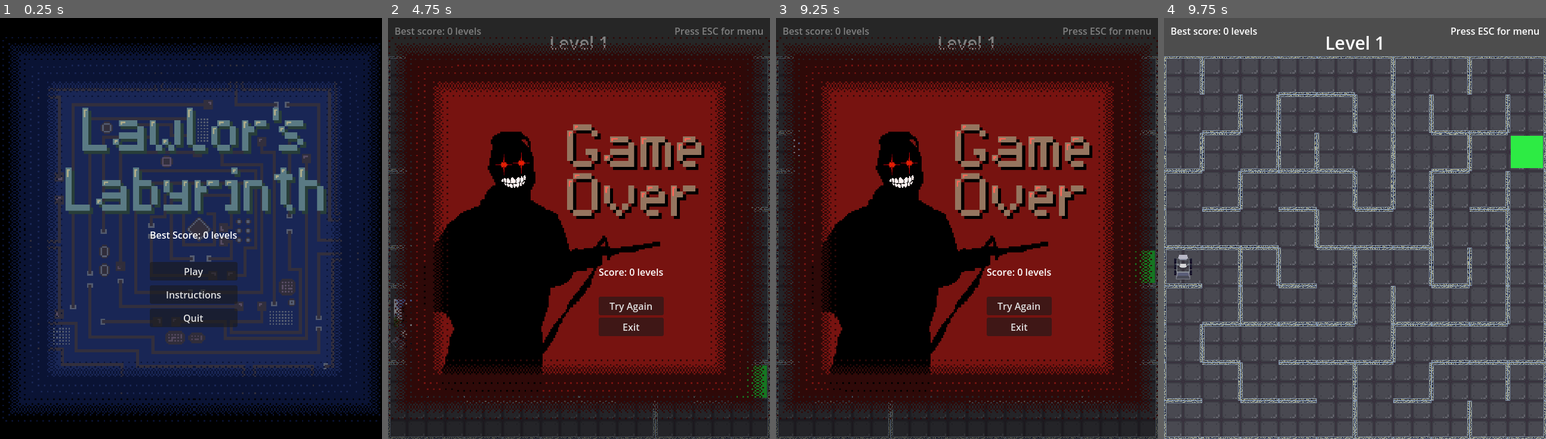
Above: before the commit, frames 1-4 (left to right).
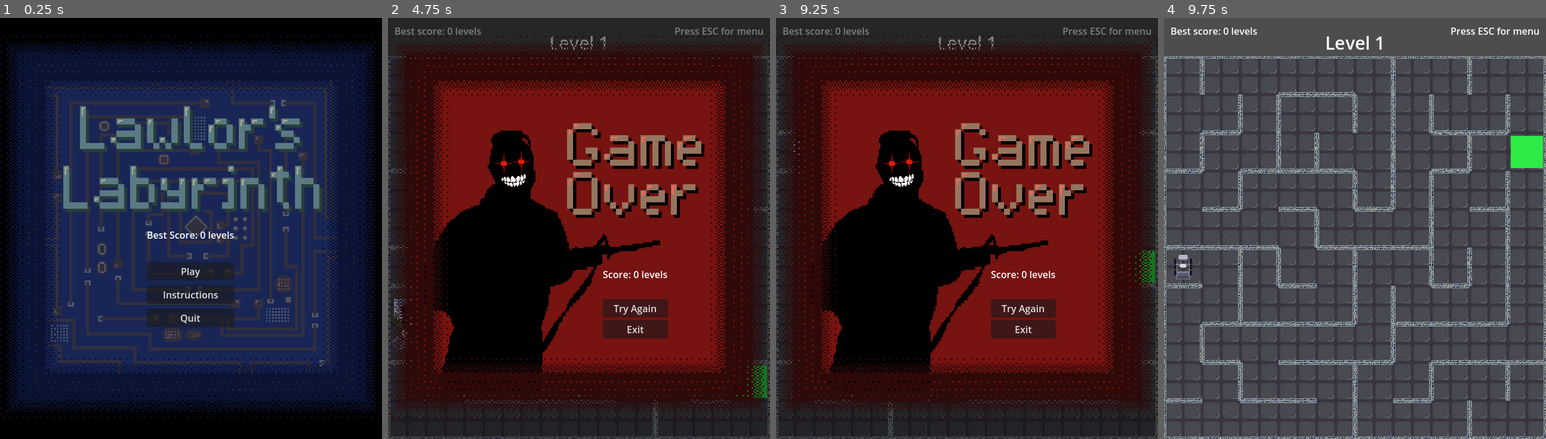
Above: after the commit, the same moments.

Repository: gkim14/CS471_LawlorsLabyrinth
Game: Godot game, scene res://scenes/StartScreen.tscn
The game is run twice, just before and just after one commit, with the same random seed, the same clock (stepped at 60 frames per second) and the same inputs.
Inputs:
- Up to frame 1 (0.25 s): no input
- Up to frame 2 (4.75 s): click "Play" at 0.5 s; tap Enter at 1.25, 2.75, 4.25 s; hold D (right) 1.28-2.03 s; tap Space at 2, 3.5 s; hold S (down) 2.03-2.78 s; hold D (right) 2.78-3.53 s; hold W (up) 3.53-4.28 s; hold A (left) from 4.28 s (still down)
- Up to frame 3 (9.25 s): release A (left) at 5 s; click "Try Again" at 5 s; tap Space at 5.75 s; hold A (left) 5.78-6.53 s; hold S (down) 6.53-7.28 s; hold D (right) 7.28-8.03 s; hold W (up) 8.03-8.78 s; hold D (right) from 8.78 s (still down)
- Up to frame 4 (9.75 s): release D (right) at 9.5 s; click "Try Again" at 9.5 s

The runs differ from the first frame. In frame 1, 30% of the frame differs, in the area x 0-100%, y 4-96%; in frame 2, 14%; in frame 3, 14%; in frame 4, nothing differs.

Commit message:
fix: UI menu scaling

Diff:
--- a/scenes/GameOver.tscn
+++ b/scenes/GameOver.tscn
@@ -29,12 +29,17 @@
 
 [node name="TextureRect" type="TextureRect" parent="ColorRect"]
 layout_mode = 1
-anchors_preset = -1
-anchor_right = 2.0670002
-anchor_bottom = 1.9530001
-offset_top = 32.0
-offset_right = 15.67981
-offset_bottom = 32.12793
+anchors_preset = 8
+anchor_left = 0.5
+anchor_top = 0.5
+anchor_right = 0.5
+anchor_bottom = 0.5
+offset_left = -320.0
+offset_top = -322.0
+offset_right = 1680.0
+offset_bottom = 1678.0
+grow_horizontal = 2
+grow_vertical = 2
 scale = Vector2(0.31997964, 0.31997964)
 texture = ExtResource("2_qae0b")
 
@@ -43,10 +48,10 @@
 anchors_preset = 15
 anchor_right = 1.0
 anchor_bottom = 1.0
-offset_left = 208.0
-offset_top = 281.0
-offset_right = -32.0
-offset_bottom = -39.0
+offset_left = 215.0
+offset_top = 285.0
+offset_right = -25.0
+offset_bottom = -35.0
 grow_horizontal = 2
 grow_vertical = 2
 
--- a/scenes/StartScreen.tscn
+++ b/scenes/StartScreen.tscn
@@ -17,7 +17,7 @@
 
 [node name="ColorRect" type="ColorRect" parent="."]
 layout_mode = 1
-anchors_preset = -1
+anchors_preset = 15
 anchor_right = 1.0
 anchor_bottom = 1.0
 grow_horizontal = 2
@@ -27,27 +27,26 @@
 
 [node name="TextureRect" type="TextureRect" parent="ColorRect"]
 layout_mode = 1
-anchors_preset = -1
-anchor_right = 2.0670002
-anchor_bottom = 1.9530001
-offset_left = 3.0
-offset_top = 32.0
-offset_right = 58.285645
-offset_bottom = 35.253662
+anchors_preset = 8
+anchor_left = 0.5
+anchor_top = 0.5
+anchor_right = 0.5
+anchor_bottom = 0.5
+offset_left = -320.0
+offset_top = -322.0
+offset_right = 1680.0
+offset_bottom = 1678.0
 grow_horizontal = 2
 grow_vertical = 2
-scale = Vector2(0.46729723, 0.4672851)
+scale = Vector2(0.32, 0.32)
 texture = ExtResource("2_pswtb")
-expand_mode = 2
 
 [node name="CenterContainer" type="CenterContainer" parent="."]
 layout_mode = 1
 anchors_preset = 15
 anchor_right = 1.0
 anchor_bottom = 1.0
-offset_left = 5.0
 offset_top = 178.0
-offset_right = 5.0
 offset_bottom = -14.0
 grow_horizontal = 2
 grow_vertical = 2
